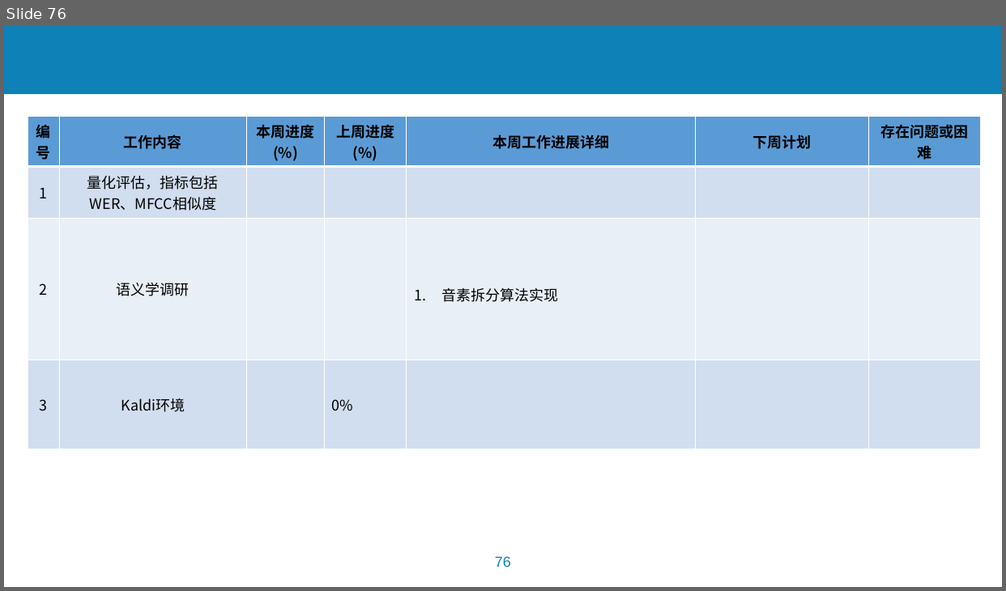
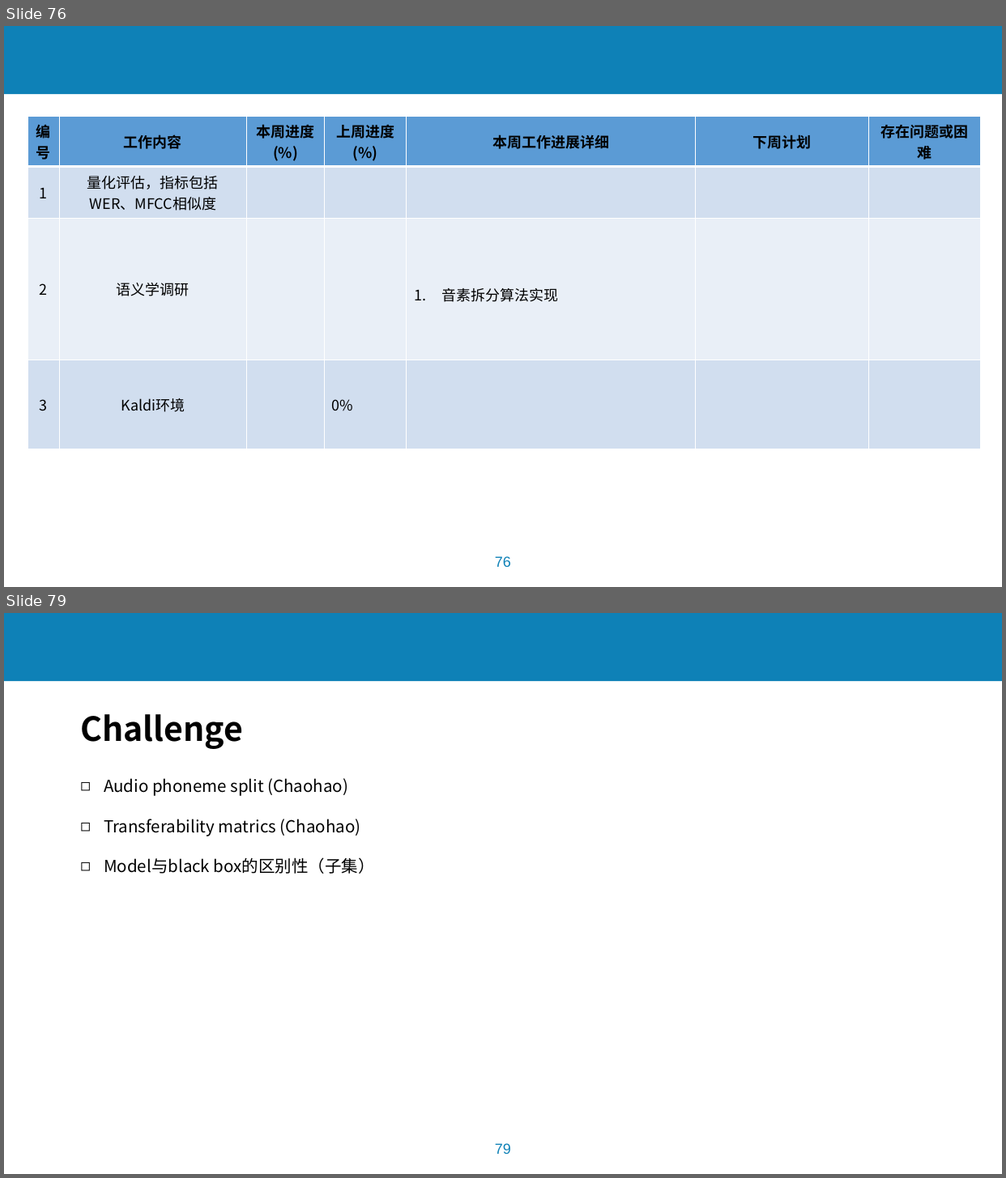
Before and after one commit to lchmoxing/audio_tsm_test, a slide deck: documents/基于音频预处理过程的语音识别系统攻击3.1.pptx. Shown one above the other, each under a label of ours: slide 76 before the commit, slides 76 and 79 after it; the slides between them are not shown. The pictures are 1006x591 and 1006x1178 pixels, drawn with LibreOffice and Linux fonts; fonts in the diff are those of the drawing; background and template pictures are left out. Boxes give left, top, right and bottom in pixels: in the first picture for what was removed or moved away, otherwise in the second. Text is boxed around its words. In the diff, an @@ line names an element or a change of style, - is before the commit and + after.

```diff
--- a/documents/基于音频预处理过程的语音识别系统攻击3.1.pptx
+++ b/documents/基于音频预处理过程的语音识别系统攻击3.1.pptx
@@ slide 79 added at (x1=4, y1=613, x2=1002, y2=1174), background #FFFFFF; not listed: 2 template elements that a slide beside it also shows @@
@@ text added at (x1=80, y1=714, x2=243, y2=749), 32 pt, text #000000, bold @@
+Challenge
@@ text added at (x1=104, y1=778, x2=375, y2=874), 16 pt, text #000000 @@
+◻ Audio phoneme split (Chaohao)
+◻ Transferability matrics (Chaohao)
+◻ Model与black box的区别性（子集）
```
Also in this commit, not shown: 3 other slides added.
